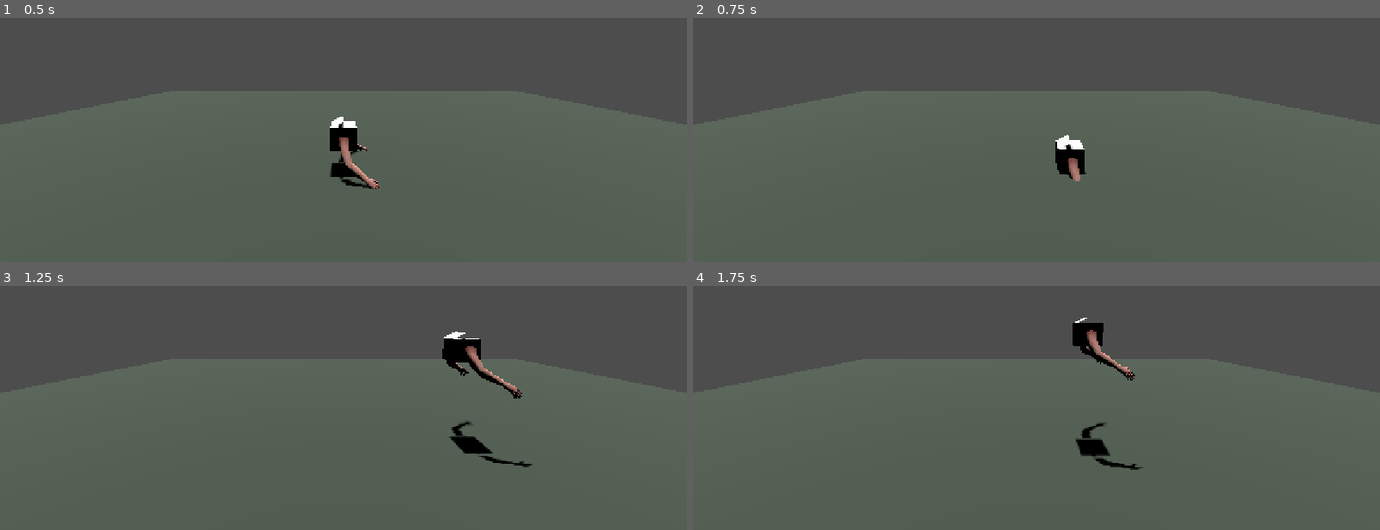
Above: before the commit, frames 1-4 (two rows, left to right).
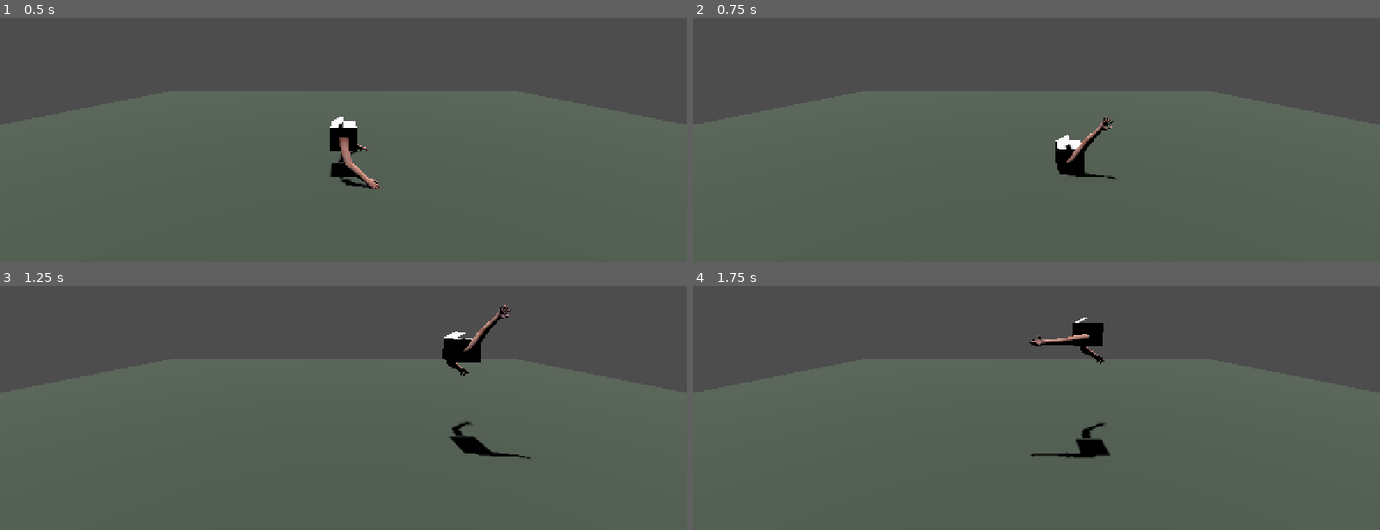
Above: after the commit, the same moments.

Repository: AnuragVinodh/arm-guy-game
Game: Godot game, scene res://scenes/main.tscn
Two runs of this game, one before a commit and one after it. Both use one fixed random seed, a clock stepped at 60 frames per second and the inputs below.
Inputs (mouse positions are in pixels of both pictures, inside the frame that each line leads up to):
- Up to frame 1 (0.5 s): no input
- Up to frame 2 (0.75 s): tap Enter (ui_accept) at 0.5 s; move the mouse to (1187, 49) at 0.52 s; hold Right (ui_right) from 0.53 s (still down); tap B at 0.6 s
- Up to frame 3 (1.25 s): keep holding Right (ui_right); tap Enter (ui_accept) at 0.77 s
- Up to frame 4 (1.75 s): move the mouse to (899, 356) at 1.27 s; release Right (ui_right) at 1.28 s; hold Left (ui_left) from 1.28 s (still down); tap B at 1.35 s; tap Enter (ui_accept) at 1.52 s

Frame 1 is identical in both runs. In frame 2, 0.4% of the frame differs, in the area x 54-62%, y 40-67%; in frame 3, 0.8%, in the area x 67-78%, y 7-75%; in frame 4, 0.8%.

Commit message:
Add 2-bone IK arms that follow the mouse (A=left, B=right)
Drive the rigged Skeleton3D with analytic two-bone IK so each arm
reaches toward a mouse-projected target. Hold A to move the left arm,
B for the right; a released arm freezes in its last pose.

Co-Authored-By: Claude Opus 4.8 <noreply@anthropic.com>

Diff:
--- a/scenes/player/arms.gd
+++ b/scenes/player/arms.gd
@@ -1,12 +1,209 @@
 extends Node3D
-## Arm controller — drives a single arm mounted on a Z face of the player box.
-## Intentionally left blank for now: IK reach, grabbing and the PinJoint
-## physics will be implemented here later.
+## Arm controller — drives the rigged arms (a Skeleton3D inside arms.glb) with
+## analytic 2-bone inverse kinematics so both arms reach toward the mouse.
+##
+## Each arm is a 2-bone chain:  bicep (upper arm) -> forearm -> wrist (hand).
+## Every bone in this rig points down its own local +Y axis toward its child
+## (verified from the glb: each child sits at a positive Y offset). That single
+## fact is what makes the IK below simple — to aim a bone we just rotate it so
+## its +Y points at the next joint, and the child follows automatically because
+## we keep the bones at their rest *lengths* and only change their *rotations*.
+##
+## Think of it as a 2-bone pendulum hanging off each shoulder, chasing a target.
+
+## The two arm chains in the skeleton. Bone names come straight from the glb.
+## `key` is the keyboard key that activates that arm — hold it to make the arm
+## track the mouse; release it and the arm freezes in its last pose.
+const ARMS := [
+	{ "bicep": "bicep.l", "forearm": "forearm.l", "wrist": "wrist.l", "key": KEY_A },
+	{ "bicep": "bicep.r", "forearm": "forearm.r", "wrist": "wrist.r", "key": KEY_B },
+]
+
+## How far the hand can reach, as a fraction of the full arm length. Keeping this
+## below 1.0 stops the arm from snapping bolt-straight when the mouse is far away.
+@export_range(0.1, 1.0, 0.01) var max_reach: float = 0.98
+
+## Which way the elbow bows. In the SCREEN/climbing plane the arms work in the
+## X-Y plane, so a small Z pole pushes the elbows out toward the camera and keeps
+## them from collapsing into a straight line. Tweak to taste.
+@export var elbow_pole: Vector3 = Vector3(0.0, -0.2, 1.0)
+
+## Smoothing — higher = snappier, lower = floppier / more pendulum-like.
+@export_range(1.0, 40.0, 0.5) var follow_speed: float = 12.0
+
+var _skeleton: Skeleton3D
+var _camera: Camera3D
+
+## Cached per-arm bone data so we don't look it up every frame.
+##   bicep_idx, forearm_idx, wrist_idx : bone indices
+##   l1, l2                            : upper-arm and forearm rest lengths
+##   root                              : skeleton-space position of the shoulder
+var _chains: Array = []
+
+## The world-space point both hands are currently reaching toward (smoothed).
+var _target_world: Vector3
 
 
 func _ready() -> void:
-	pass
-
-
-func _physics_process(_delta: float) -> void:
-	pass
+	# arms.gd is attached to the glb instance root; the Skeleton3D is somewhere
+	# below it. Find it instead of hard-coding a path, so re-imports can't break us.
+	_skeleton = _find_skeleton(self)
+	if _skeleton == null:
+		push_error("arms.gd: no Skeleton3D found under %s" % name)
+		set_physics_process(false)
+		return
+
+	_camera = get_viewport().get_camera_3d()
+
+	for arm in ARMS:
+		var bicep_idx := _skeleton.find_bone(arm["bicep"])
+		var forearm_idx := _skeleton.find_bone(arm["forearm"])
+		var wrist_idx := _skeleton.find_bone(arm["wrist"])
+		if bicep_idx == -1 or forearm_idx == -1 or wrist_idx == -1:
+			push_warning("arms.gd: missing bone in chain %s" % [arm])
+			continue
+
+		# Rest lengths: a bone's length is just how far its child sits along +Y.
+		var l1 := _skeleton.get_bone_rest(forearm_idx).origin.length()
+		var l2 := _skeleton.get_bone_rest(wrist_idx).origin.length()
+
+		_chains.append({
+			"bicep": bicep_idx,
+			"forearm": forearm_idx,
+			"wrist": wrist_idx,
+			"l1": l1,
+			"l2": l2,
+			"key": arm["key"],
+		})
+
+	# Start the target somewhere sensible so the first frame doesn't lurch.
+	_target_world = global_position
+
+
+func _physics_process(delta: float) -> void:
+	if _skeleton == null or _chains.is_empty():
+		return
+	if _camera == null:
+		_camera = get_viewport().get_camera_3d()
+		if _camera == null:
+			return
+
+	# 1. Turn the mouse cursor into a world-space target, then ease toward it.
+	var goal := _mouse_target()
+	var t: float = clamp(follow_speed * delta, 0.0, 1.0)
+	_target_world = _target_world.lerp(goal, t)
+
+	# 2. Targets/poses for the skeleton live in skeleton-LOCAL space, so convert
+	#    the world target into that space once and reuse it for both arms.
+	var to_skel := _skeleton.global_transform.affine_inverse()
+	var target_local := to_skel * _target_world
+
+	# 3. Solve each arm independently — but only while its key is held. A
+	#    released arm is simply skipped, so it stays frozen in its last pose.
+	for chain in _chains:
+		if Input.is_key_pressed(chain["key"]):
+			_solve_arm(chain, target_local)
+
+
+## Project the mouse ray onto the vertical plane the player climbs in (the plane
+## through the skeleton, facing the camera) and return that world point.
+func _mouse_target() -> Vector3:
+	var mouse := get_viewport().get_mouse_position()
+	var ray_origin := _camera.project_ray_origin(mouse)
+	var ray_dir := _camera.project_ray_normal(mouse)
+
+	# Plane passes through the shoulders, with a normal facing the camera so the
+	# arms swing in the X-Y "screen" plane like a 2D pendulum.
+	var plane_point := _skeleton.global_position
+	var plane_normal := Vector3.BACK # +Z; the 2.5D play plane faces the camera.
+	var plane := Plane(plane_normal, plane_point.dot(plane_normal))
+
+	var hit = plane.intersects_ray(ray_origin, ray_dir)
+	return hit if hit != null else _target_world
+
+
+## Analytic two-bone IK for one arm, all in skeleton-local space.
+func _solve_arm(chain: Dictionary, target: Vector3) -> void:
+	var bicep_idx: int = chain["bicep"]
+	var forearm_idx: int = chain["forearm"]
+	var l1: float = chain["l1"]
+	var l2: float = chain["l2"]
+
+	# Shoulder anchor — this joint doesn't move, the arm pivots around it.
+	var a := _skeleton.get_bone_global_pose(bicep_idx).origin
+
+	var to_target := target - a
+	var dist := to_target.length()
+	if dist < 1e-4:
+		return
+
+	# Clamp the reach so the arm can't over-extend (and never hits the singular
+	# fully-straight or fully-folded cases that make the math blow up).
+	var reach_max: float = (l1 + l2) * max_reach
+	var reach_min: float = absf(l1 - l2) + 1e-3
+	dist = clamp(dist, reach_min, reach_max)
+
+	var dir := to_target.normalized()
+
+	# Law of cosines: how far along the shoulder->target line the elbow projects,
+	# and how far off to the side it bends.
+	var cos_shoulder: float = clamp((l1 * l1 + dist * dist - l2 * l2) / (2.0 * l1 * dist), -1.0, 1.0)
+	var along := l1 * cos_shoulder
+	var aside := l1 * sqrt(max(0.0, 1.0 - cos_shoulder * cos_shoulder))
+
+	# Bend direction: the part of the pole that's perpendicular to the arm line.
+	var bend := (elbow_pole - dir * elbow_pole.dot(dir))
+	if bend.length() < 1e-4:
+		# Pole is parallel to the arm; fall back to any perpendicular axis.
+		bend = dir.cross(Vector3.RIGHT)
+		if bend.length() < 1e-4:
+			bend = dir.cross(Vector3.UP)
+	bend = bend.normalized()
+
+	# Elbow position, then the two bone directions.
+	var elbow := a + dir * along + bend * aside
+	var bicep_dir := (elbow - a).normalized()      # shoulder -> elbow
+	var forearm_dir := (target - elbow).normalized() # elbow -> wrist
+
+	# Aim each bone's +Y down its direction. Use `bend` as the roll reference so
+	# the elbow consistently hinges in the bend plane.
+	var bicep_global := _aim_y(bicep_dir, bend)
+	var forearm_global := _aim_y(forearm_dir, bend)
+
+	# Convert the desired GLOBAL (skeleton-space) orientations into LOCAL bone
+	# rotations and apply them. Order matters: set the bicep first, because the
+	# forearm's parent IS the bicep — its desired local rotation is measured
+	# relative to the bicep's new orientation.
+	var bicep_parent := _skeleton.get_bone_parent(bicep_idx)
+	var bicep_parent_basis := _skeleton.get_bone_global_pose(bicep_parent).basis.orthonormalized()
+	var bicep_local := bicep_parent_basis.inverse() * bicep_global
+	_skeleton.set_bone_pose_rotation(bicep_idx, bicep_local.get_rotation_quaternion())
+
+	# Forearm is parented to the bicep, so measure against the bicep's new basis.
+	var forearm_local := bicep_global.inverse() * forearm_global
+	_skeleton.set_bone_pose_rotation(forearm_idx, forearm_local.get_rotation_quaternion())
+
+
+## Build an orthonormal basis whose +Y points along `y_dir`, using `roll_ref`
+## to pin down the rotation around that axis (the "roll").
+func _aim_y(y_dir: Vector3, roll_ref: Vector3) -> Basis:
+	var yb := y_dir.normalized()
+	var xb := roll_ref.cross(yb)
+	if xb.length() < 1e-5:
+		# roll_ref is parallel to y_dir; pick any stable perpendicular.
+		var fallback := Vector3.RIGHT if absf(yb.x) < 0.9 else Vector3.FORWARD
+		xb = fallback.cross(yb)
+	xb = xb.normalized()
+	var zb := xb.cross(yb).normalized()
+	return Basis(xb, yb, zb)
+
+
+## Depth-first search for the first Skeleton3D under `node`.
+func _find_skeleton(node: Node) -> Skeleton3D:
+	for child in node.get_children():
+		if child is Skeleton3D:
+			return child
+		var found := _find_skeleton(child)
+		if found != null:
+			return found
+	return null
